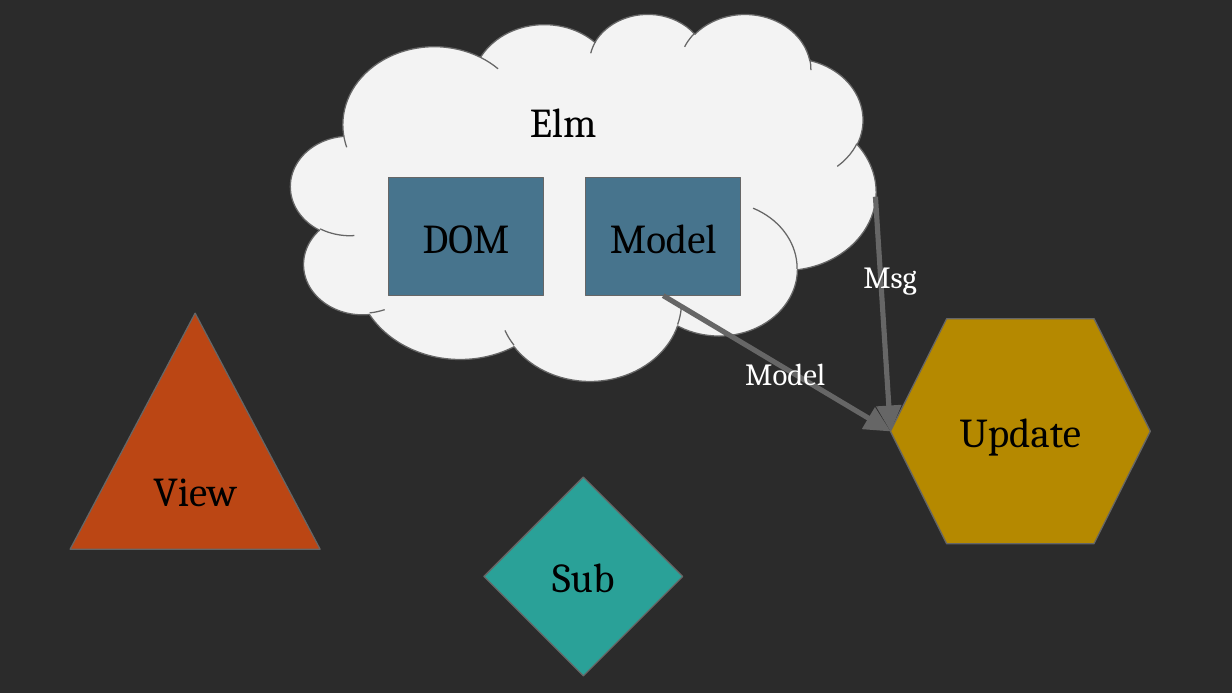
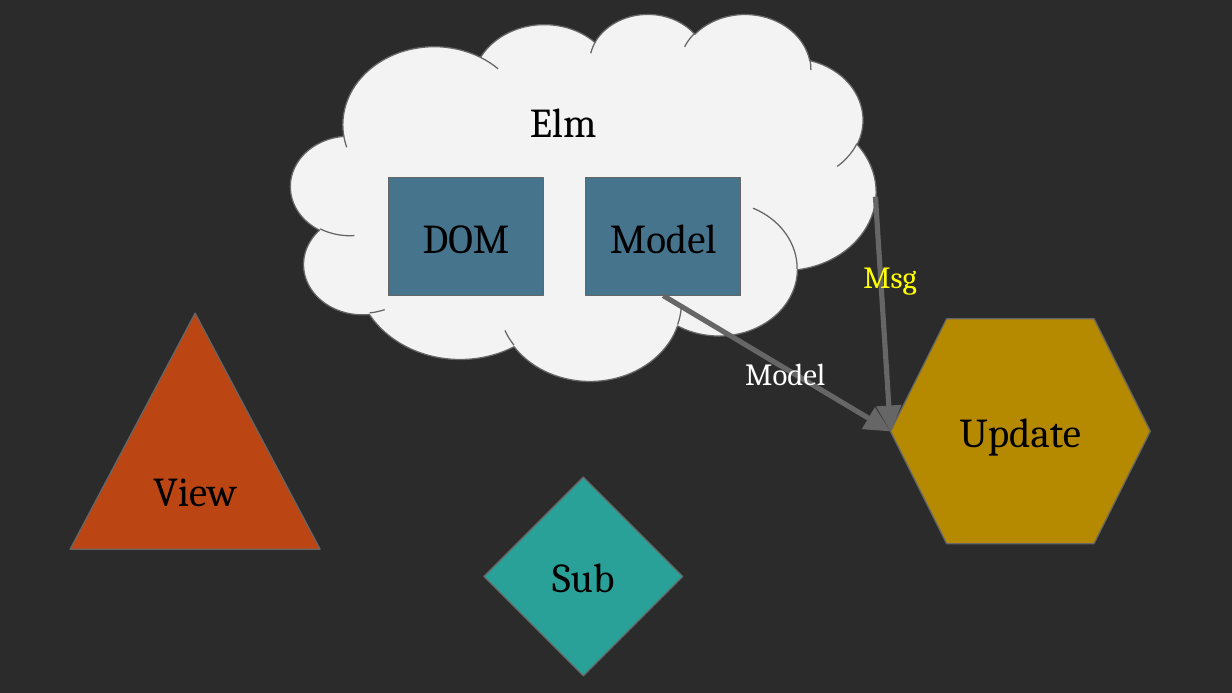
Before and after one commit to scameronde/elm-et2017, a slide deck: slide 62 of Elm.pptx (slide 61 before the commit). Drawn at 1232x693 pixels with LibreOffice and Linux fonts; fonts in the diff are those of the drawing; background and template pictures are left out; a plain dark background stands for a picture behind light text. Boxes give left, top, right and bottom in pixels: in the first picture for what was removed or moved away, otherwise in the second. Text is boxed around its words. In the diff, an @@ line names an element or a change of style, - is before the commit and + after.

```diff
--- a/Elm.pptx
+++ b/Elm.pptx
@@ text "Msg" at <box>863,260,917,295</box>: text colour #FFFFFF to #FFFF00 @@
```
Also in this commit, not shown: 4 other slides changed, 1 slide added.
